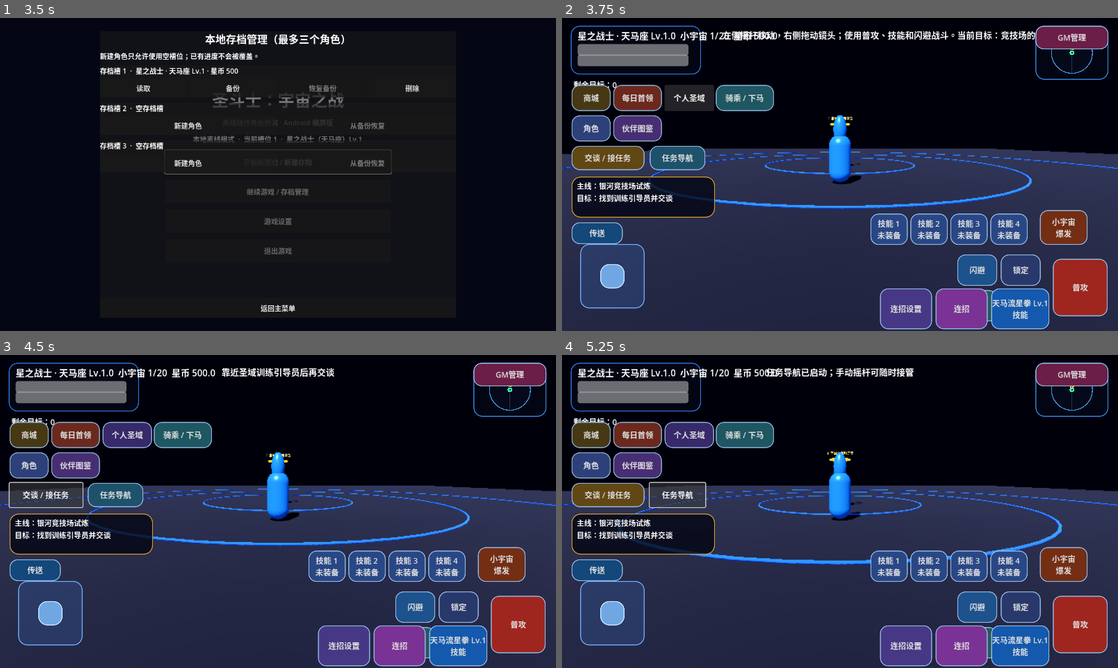
Above: before the commit, frames 1-4 (two rows, left to right).
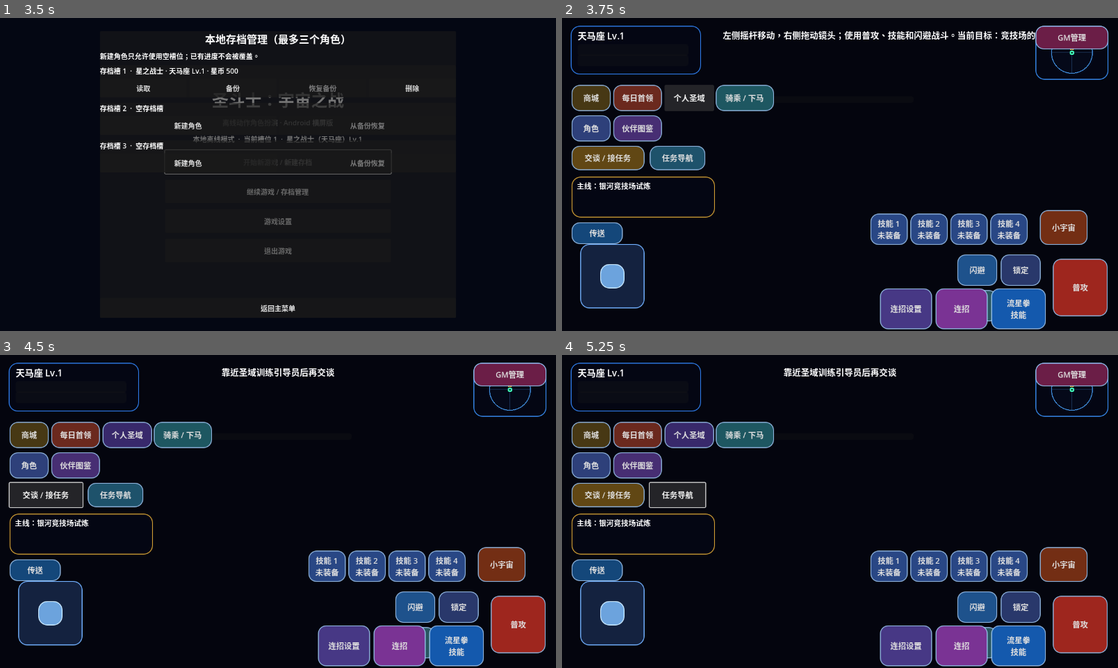
Above: after the commit, the same moments.

Repository: Qazwesrd/Saint-Seiya-Universe-War
Game: Godot game, scene res://scenes/main_menu.tscn
Same seed, same stepped clock (60 frames per second), same inputs: the game is played once before the commit and once after it.
Inputs:
- Up to frame 1 (3.5 s): click "开始新游戏 / 新建存档" at 0.5 s; click "开始新游戏 / 新建存档" at 1.25 s; click "继续游戏 / 存档管理" at 2 s; click "游戏设置" at 2.75 s
- Up to frame 2 (3.75 s): click "读取" at 3.5 s
- Up to frame 3 (4.5 s): click "交谈 / 接任务" at 4.25 s
- Up to frame 4 (5.25 s): click "任务导航" at 5 s

Frame 1 is identical in both runs. In frame 2, 45% of the frame differs, in the area x 0-100%, y 2-100%; in frame 3, 46%; in frame 4, 46%.
Error after the commit: Parse Error: Identifier "ConeMesh" not declared in the current scope. (res://scripts/player.gd:167)

Commit message:
Build class-colored modular procedural Saint armor and divine wings

Diff:
--- a/game/scripts/player.gd
+++ b/game/scripts/player.gd
@@ -25,6 +25,9 @@
 var camera_pitch := -9.0
 var auto_target_timer := 0.0
 var body_mat: StandardMaterial3D
+var armor_root: Node3D
+var armor_base_color := Color(0.18, 0.52, 0.95)
+var visual_class_id := ""
 var is_mounted := false
 var tenkishi_flight_active := false
 var mount_indicator: MeshInstance3D
@@ -74,6 +77,8 @@
     head.position.y = 1.95
     head.material_override = body_mat
     add_child(head)
+    _build_armor_visuals()
+    RPGState.state_changed.connect(_on_rpg_state_changed)
     mount_indicator = MeshInstance3D.new()
     var mount_ring := TorusMesh.new()
     mount_ring.inner_radius = 0.48
@@ -98,6 +103,86 @@
     camera_node.current = true
     SettingsManager.settings_changed.connect(_on_camera_setting_changed)
     _apply_camera_settings()
+func _on_rpg_state_changed() -> void:
+    var current_class := str(RPGState.profile.get("class_id", "pegasus"))
+    if current_class != visual_class_id:
+        _build_armor_visuals()
+
+func _add_armor_piece(mesh: Mesh, piece_position: Vector3, piece_scale: Vector3, piece_color: Color, metallic: float = 0.72) -> MeshInstance3D:
+    var piece := MeshInstance3D.new()
+    piece.mesh = mesh
+    piece.position = piece_position
+    piece.scale = piece_scale
+    var material := StandardMaterial3D.new()
+    material.albedo_color = piece_color
+    material.metallic = metallic
+    material.roughness = 0.24
+    material.emission_enabled = true
+    material.emission = piece_color * 0.06
+    piece.material_override = material
+    armor_root.add_child(piece)
+    return piece
+
+func _build_armor_visuals() -> void:
+    if is_instance_valid(armor_root):
+        armor_root.queue_free()
+    armor_root = Node3D.new()
+    armor_root.name = "ProceduralSaintArmor"
+    add_child(armor_root)
+    var class_id := str(RPGState.profile.get("class_id", "pegasus"))
+    var class_data: Dictionary = SkillSystem.get_class_skill(class_id)
+    armor_base_color = class_data.get("color", Color(0.22, 0.52, 0.92))
+    visual_class_id = class_id
+    if is_instance_valid(body_mat):
+        body_mat.albedo_color = armor_base_color
+        body_mat.metallic = 0.62
+        body_mat.emission = armor_base_color * 0.08
+    var bright := armor_base_color.lightened(0.32)
+    var dark := armor_base_color.darkened(0.42)
+    var chest := BoxMesh.new()
+    chest.size = Vector3(0.72, 0.54, 0.20)
+    _add_armor_piece(chest, Vector3(0.0, 1.28, -0.32), Vector3.ONE, bright, 0.82)
+    var abdomen := BoxMesh.new()
+    abdomen.size = Vector3(0.56, 0.28, 0.18)
+    _add_armor_piece(abdomen, Vector3(0.0, 0.88, -0.30), Vector3.ONE, dark, 0.78)
+    var shoulder_mesh := SphereMesh.new()
+    shoulder_mesh.radius = 0.28
+    shoulder_mesh.height = 0.42
+    _add_armor_piece(shoulder_mesh, Vector3(-0.48, 1.55, 0.0), Vector3(1.0, 0.82, 1.08), bright, 0.86)
+    _add_armor_piece(shoulder_mesh, Vector3(0.48, 1.55, 0.0), Vector3(1.0, 0.82, 1.08), bright, 0.86)
+    var arm_mesh := CylinderMesh.new()
+    arm_mesh.top_radius = 0.13
+    arm_mesh.bottom_radius = 0.17
+    arm_mesh.height = 0.48
+    _add_armor_piece(arm_mesh, Vector3(-0.47, 0.98, 0.0), Vector3.ONE, dark, 0.74)
+    _add_armor_piece(arm_mesh, Vector3(0.47, 0.98, 0.0), Vector3.ONE, dark, 0.74)
+    var shin_mesh := BoxMesh.new()
+    shin_mesh.size = Vector3(0.24, 0.48, 0.18)
+    _add_armor_piece(shin_mesh, Vector3(-0.22, 0.34, -0.22), Vector3.ONE, bright, 0.78)
+    _add_armor_piece(shin_mesh, Vector3(0.22, 0.34, -0.22), Vector3.ONE, bright, 0.78)
+    var belt_mesh := TorusMesh.new()
+    belt_mesh.inner_radius = 0.29
+    belt_mesh.outer_radius = 0.36
+    _add_armor_piece(belt_mesh, Vector3(0.0, 0.72, 0.0), Vector3(1.0, 0.65, 1.0), bright, 0.9)
+    var crest_mesh := ConeMesh.new()
+    crest_mesh.bottom_radius = 0.13
+    crest_mesh.top_radius = 0.015
+    crest_mesh.height = 0.34
+    _add_armor_piece(crest_mesh, Vector3(0.0, 2.16, 0.02), Vector3.ONE, bright, 0.84)
+    var emblem_mesh := SphereMesh.new()
+    emblem_mesh.radius = 0.10
+    emblem_mesh.height = 0.18
+    _add_armor_piece(emblem_mesh, Vector3(0.0, 1.30, -0.445), Vector3(1.0, 1.0, 0.42), Color(1.0, 0.82, 0.32), 0.95)
+    var tier := str(class_data.get("tier", ""))
+    if class_id == "tenkishi" or tier == "神明":
+        var wing_mesh := BoxMesh.new()
+        wing_mesh.size = Vector3(0.18, 1.0, 0.12)
+        var wing_scale := Vector3(1.0, 1.35, 1.0) if class_id == "tenkishi" else Vector3(1.0, 1.0, 1.0)
+        var left_wing := _add_armor_piece(wing_mesh, Vector3(-0.55, 1.78, 0.25), wing_scale, bright, 0.7)
+        left_wing.rotation.z = -0.42
+        var right_wing := _add_armor_piece(wing_mesh, Vector3(0.55, 1.78, 0.25), wing_scale, bright, 0.7)
+        right_wing.rotation.z = 0.42
+
 func _on_camera_setting_changed(section: String, _key: String, _value: Variant) -> void:
     if section == "camera":
         _apply_camera_settings()
@@ -393,7 +478,7 @@
     body_mat.albedo_color = color
     get_tree().create_timer(0.16).timeout.connect(func():
         if is_instance_valid(body_mat):
-            body_mat.albedo_color = Color(0.18, 0.52, 0.95)
+            body_mat.albedo_color = armor_base_color
     )
 
 func toggle_mount() -> void:
